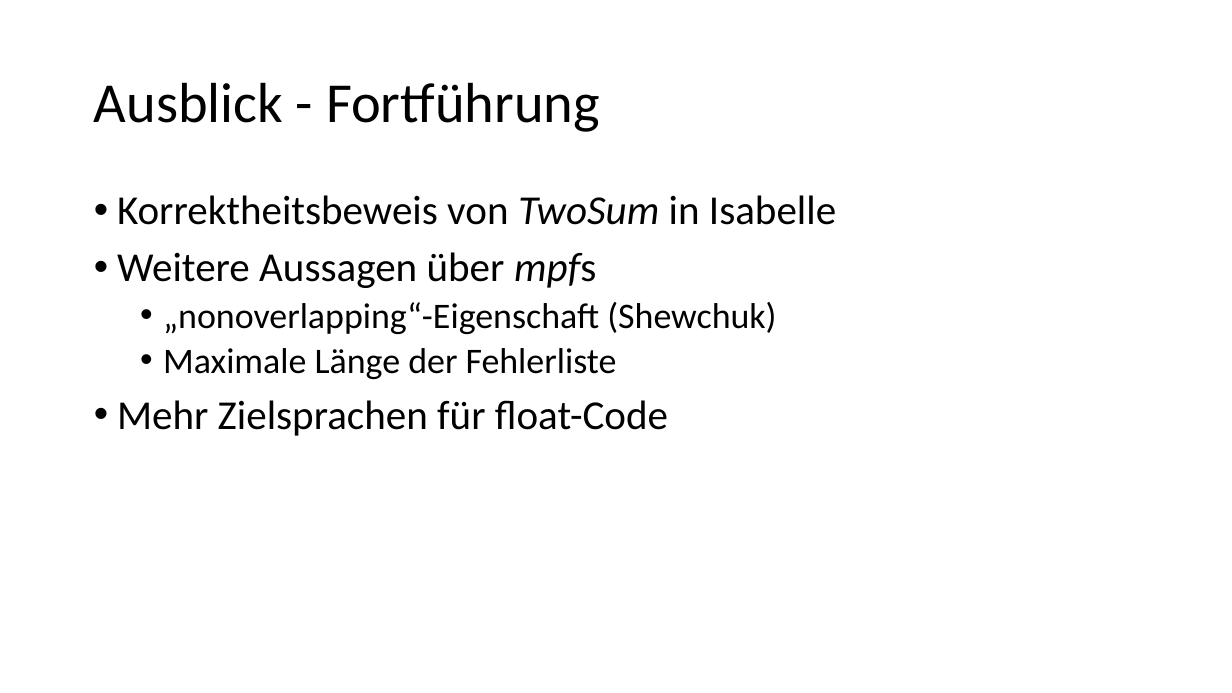
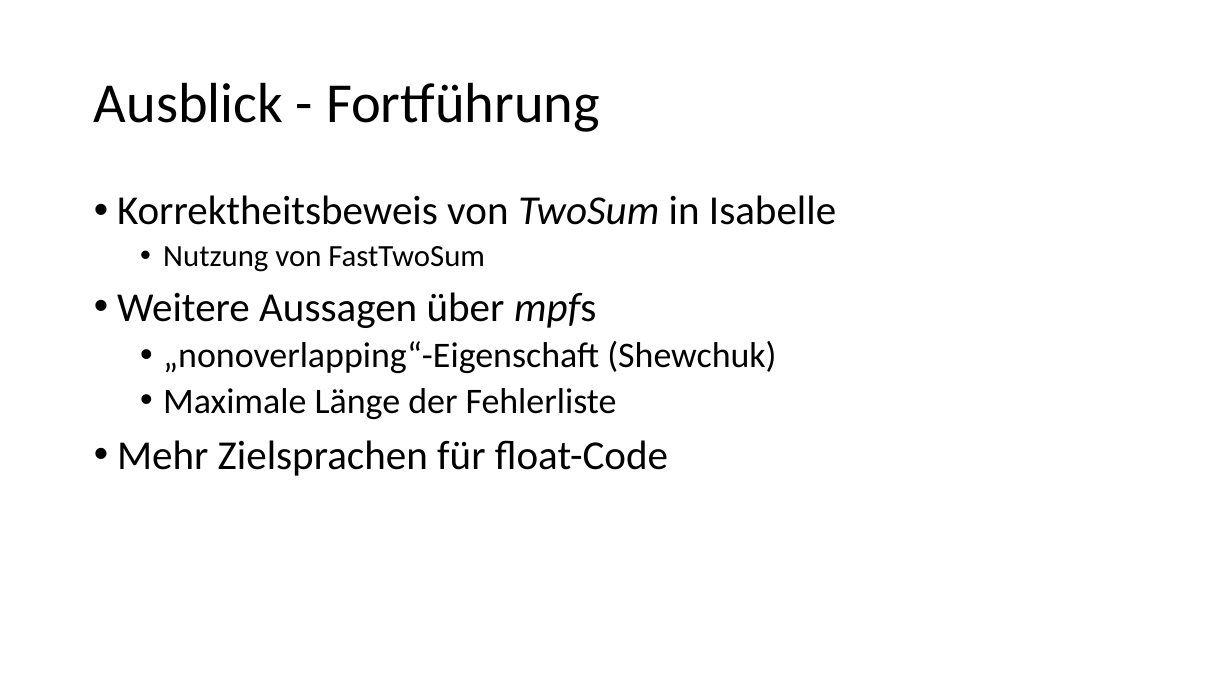
Before and after one commit to Helli/IsabelleBasicNumericalProofs, a slide deck: slide 18 of Vortrag.pptx (slide 21 before the commit). Drawn at 1232x693 pixels with LibreOffice and Linux fonts; fonts in the diff are those of the drawing. Boxes give left, top, right and bottom in pixels: in the first picture for what was removed or moved away, otherwise in the second. Text is boxed around its words. In the diff, an @@ line names an element or a change of style, - is before the commit and + after.

```diff
--- a/Vortrag.pptx
+++ b/Vortrag.pptx
@@ text at bbox=[163, 246, 485, 272]: paragraph added @@
+  • Nutzung von FastTwoSum
```
Also in this commit, not shown: 9 other slides changed, 1 slide added, 4 slides removed, 1 other file.
